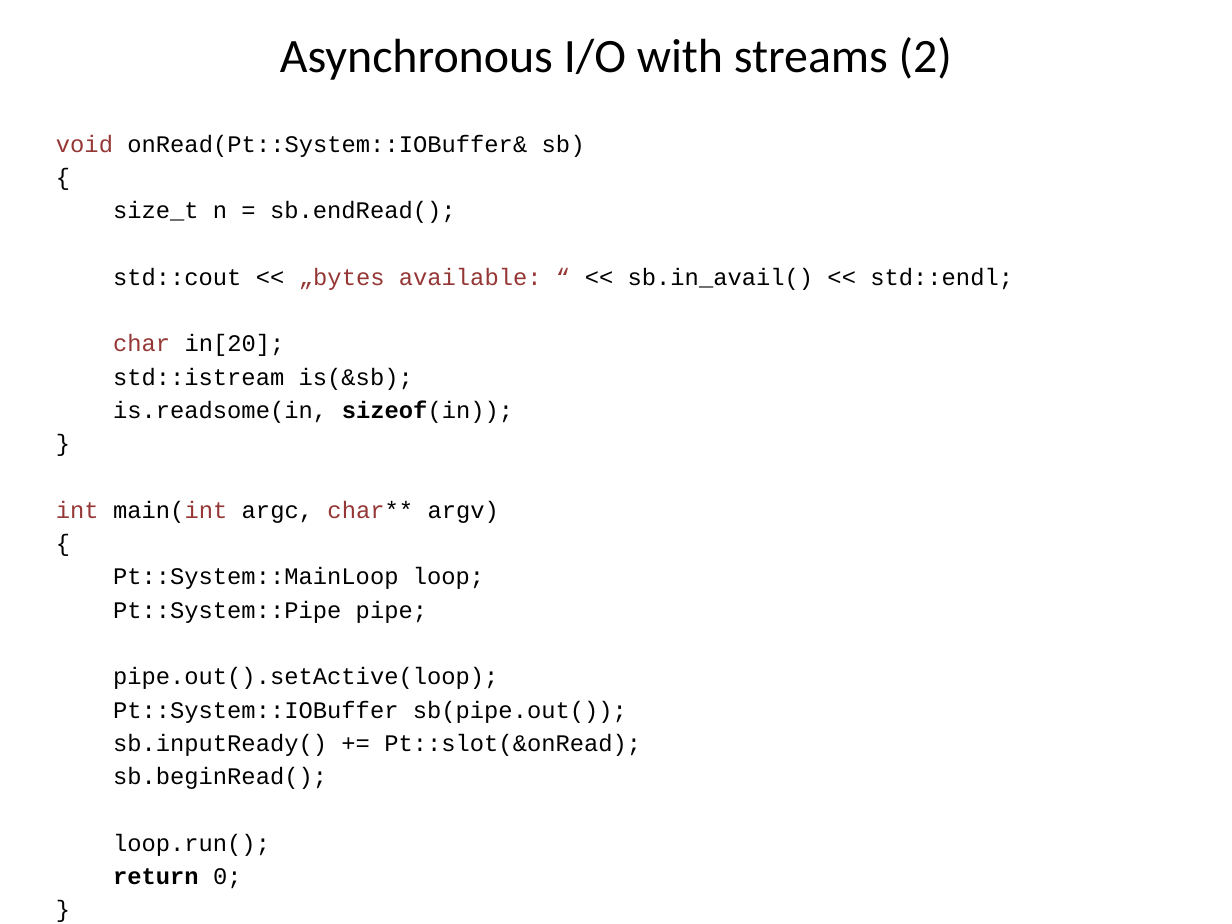
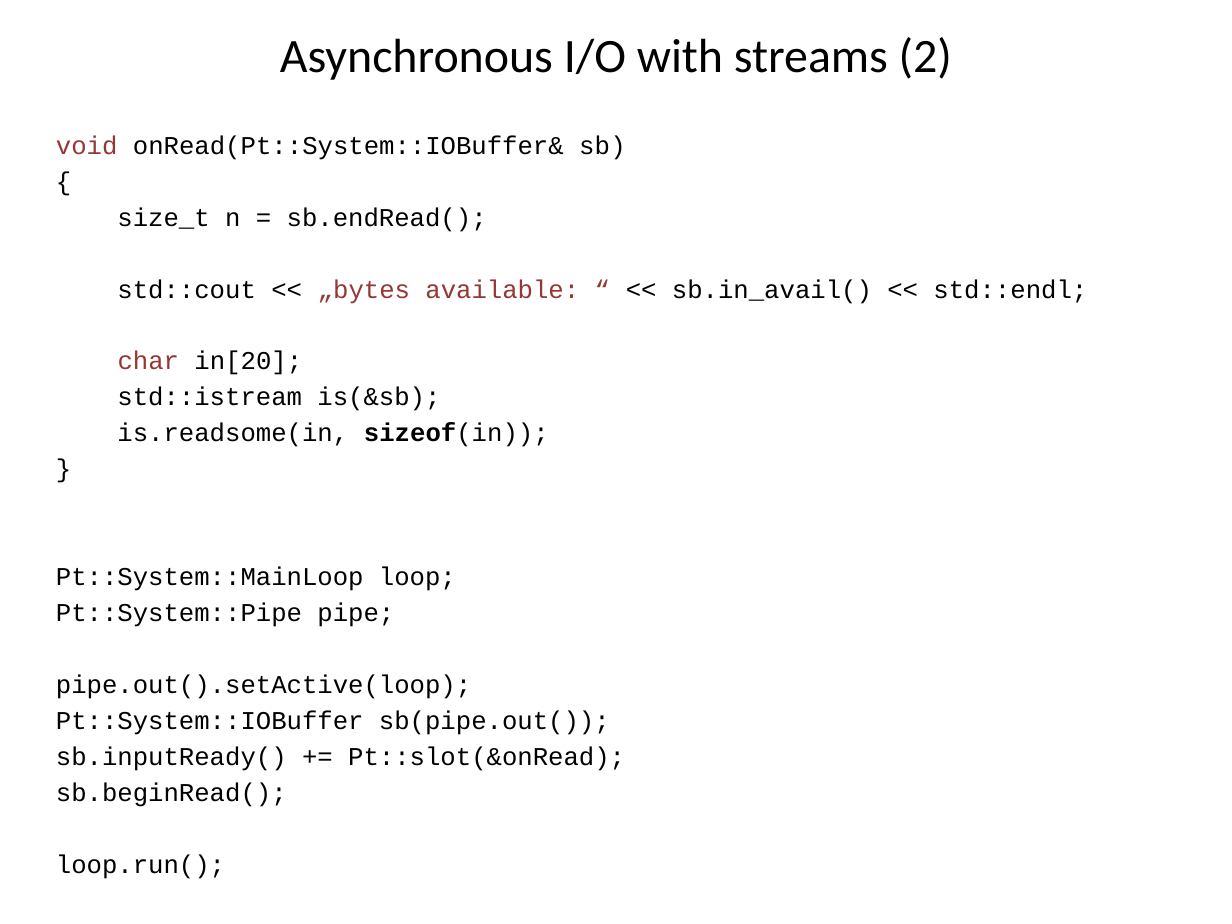
Before and after one commit to Pt-Framework/Pt, a slide deck: slide 10 of doc/other/asynchrony_for_the_masses.pptx. Drawn at 1232x924 pixels with LibreOffice and Linux fonts; fonts in the diff are those of the drawing. Boxes give left, top, right and bottom in pixels: in the first picture for what was removed or moved away, otherwise in the second. Text is boxed around its words. In the diff, an @@ line names an element or a change of style, - is before the commit and + after.

```diff
--- a/doc/other/asynchrony_for_the_masses.pptx
+++ b/doc/other/asynchrony_for_the_masses.pptx
@@ text "void onRead(Pt::System::IOBuffer& sb)" at [56, 135, 1087, 879]: size 13.9 to 15 pt @@
@@ text at [56, 501, 499, 523]: paragraphs removed @@
-int main(int argc, char** argv)
-{
@@ text at [113, 868, 242, 889]: paragraphs removed @@
-return 0;
-}
```
Also in this commit, not shown: 3 other slides changed, 1 other file.
